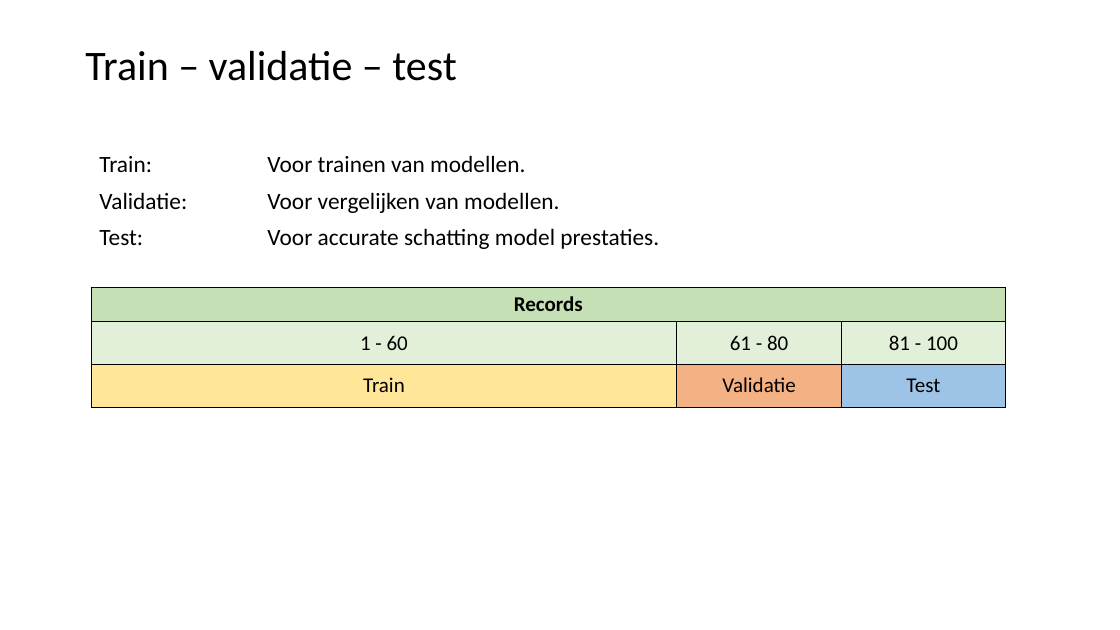
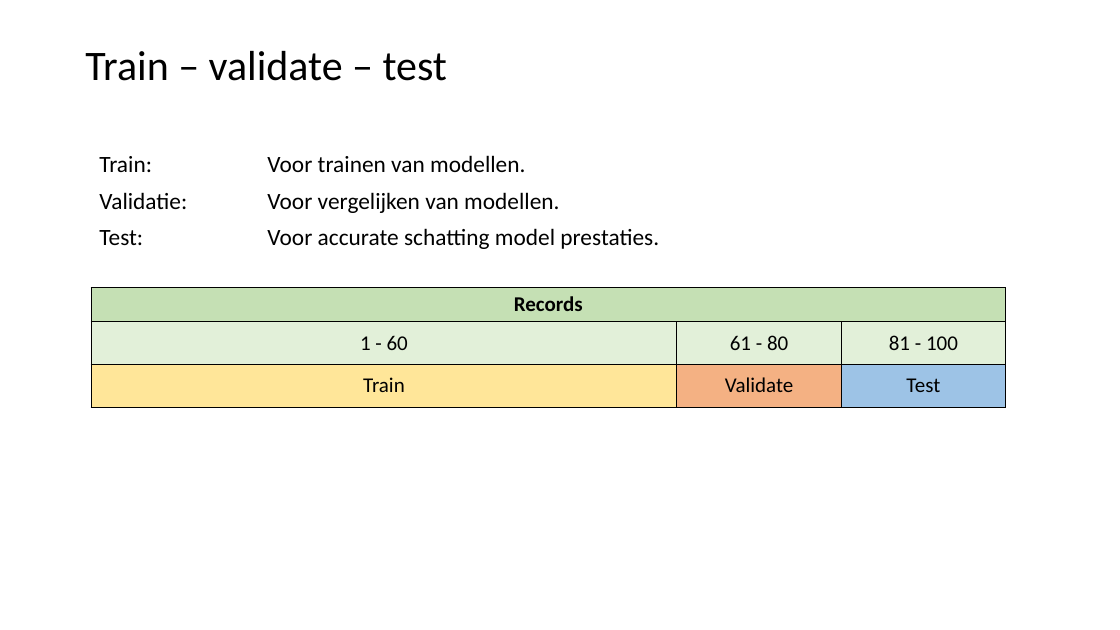
Before and after one commit to LFKoning/knowledge-sharing, a slide deck: slide 34 of python_course/4_scikit_learn/python_cursus_4.pptx (slide 30 before the commit). Drawn at 1120x630 pixels with LibreOffice and Linux fonts; fonts in the diff are those of the drawing. Boxes give left, top, right and bottom in pixels: in the first picture for what was removed or moved away, otherwise in the second. Text is boxed around its words. In the diff, an @@ line names an element or a change of style, - is before the commit and + after.

```diff
--- a/python_course/4_scikit_learn/python_cursus_4.pptx
+++ b/python_course/4_scikit_learn/python_cursus_4.pptx
@@ title at <box>85,51,447,81</box>: text changed @@
-Train – validatie – test
+Train – validate – test
@@ table at <box>91,287,1007,407</box> @@
-row 3, column 2: Validatie
+row 3, column 2: Validate
```
Also in this commit, not shown: 15 other slides changed, 5 slides added, 1 slide removed, 8 other files.
